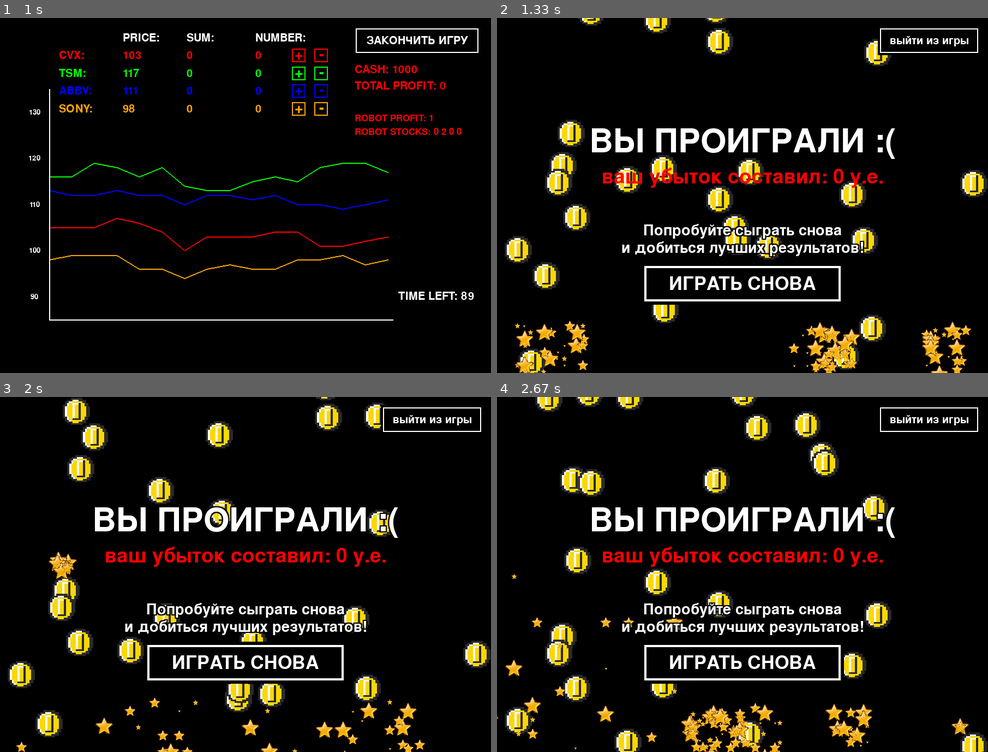
Above: before the commit, frames 1-4 (two rows, left to right).
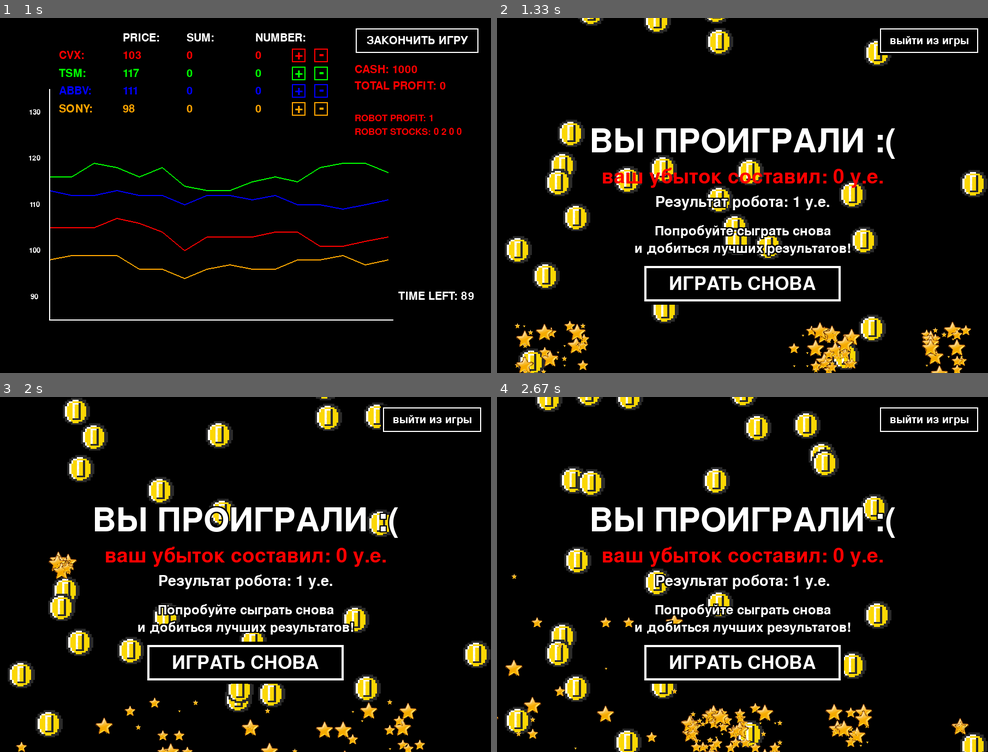
Above: after the commit, the same moments.

Repository: alicevino/project2_PyGame
Game: pygame game, started from main.py
The game is run twice, just before and just after one commit, with the same random seed, the same clock (stepped at 60 frames per second) and the same inputs.
Inputs (mouse positions are in pixels of both pictures, inside the frame that each line leads up to):
- Up to frame 1 (1 s): press the mouse at (127, 199) at 0.37 s; move the mouse to (211, 234) at 0.47 s; release the mouse at (294, 273) at 0.6 s; click "ИГРАТЬ" at 0.72 s
- Up to frame 2 (1.33 s): click "ЗАКОНЧИТЬ ИГРУ" at 1.05 s
- Up to frame 3 (2 s): click (417, 666) at 1.38 s; press the mouse at (382, 489) at 1.7 s; move the mouse to (220, 524) at 1.8 s; release the mouse at (63, 563) at 1.93 s
- Up to frame 4 (2.67 s): press the mouse at (850, 602) at 2.03 s; move the mouse to (865, 652) at 2.13 s; release the mouse at (879, 702) at 2.27 s; press the mouse at (850, 602) at 2.37 s; move the mouse to (767, 560) at 2.47 s; release the mouse at (678, 517) at 2.6 s

Frame 1 is identical in both runs. In frame 2, 2.1% of the frame differs, in the area x 25-75%, y 50-68%; in frame 3, 2.0%; in frame 4, 2.0%.

Commit message:
added drawing robot's profit on finish_window.py

Diff:
--- a/finish_window.py
+++ b/finish_window.py
@@ -33,6 +33,7 @@
 
         # результат игры
         self.draw_profit()
+        self.draw_robot_profit()
 
     # Оценка результата игры
     def draw_profit(self):
@@ -42,5 +43,8 @@
         else:
             utils.set_input_text(f"ВЫ ПРОИГРАЛИ :(", (params.width * 0.5, params.height * 0.35), 90)
             utils.set_text(f'ваш убыток составил: {params.profit} y.e.', 'red', 0, 0, 55, (params.width * 0.5, params.height * 0.45))
-        utils.set_input_text(f"Попробуйте сыграть снова", (params.width * 0.5, params.height * 0.6), 40)
-        utils.set_input_text(f"и добиться лучших результатов!", (params.width * 0.5, params.height * 0.65), 40)
+        utils.set_input_text(f"Попробуйте сыграть снова", (params.width * 0.5, params.height * 0.6), 35)
+        utils.set_input_text(f"и добиться лучших результатов!", (params.width * 0.5, params.height * 0.65), 35)
+
+    def draw_robot_profit(self):
+        utils.set_input_text(f'Результат робота: {params.robot_profit} y.e.', (params.width * 0.5, params.height * 0.52), 40)
--- a/game_window.py
+++ b/game_window.py
@@ -179,8 +179,8 @@
 
         # Общая прибыль робота
         font = pygame.font.Font(None, 25)
-        robot_profit = robot_cur_sum + params.ROBOT_CUR_CASH - params.INITIAL_CASH
-        text = font.render(f"ROBOT PROFIT: {robot_profit}", True, 'red')
+        params.robot_profit = robot_cur_sum + params.ROBOT_CUR_CASH - params.INITIAL_CASH
+        text = font.render(f"ROBOT PROFIT: {params.robot_profit}", True, 'red')
         params.screen.blit(text, (650, 25 + 30 * 5))
 
         # Подсказка: список акций
--- a/params.py
+++ b/params.py
@@ -43,6 +43,7 @@
 ROBOT_USE_STOP = True
 ROBOT_STOP_LOSS = 0.1
 ROBOT_TAKE_PROFIT = 0.1
+robot_profit = 0
 
 CUR_PRICE = 0
 profit = 0
Not shown, changed: TODO.txt
